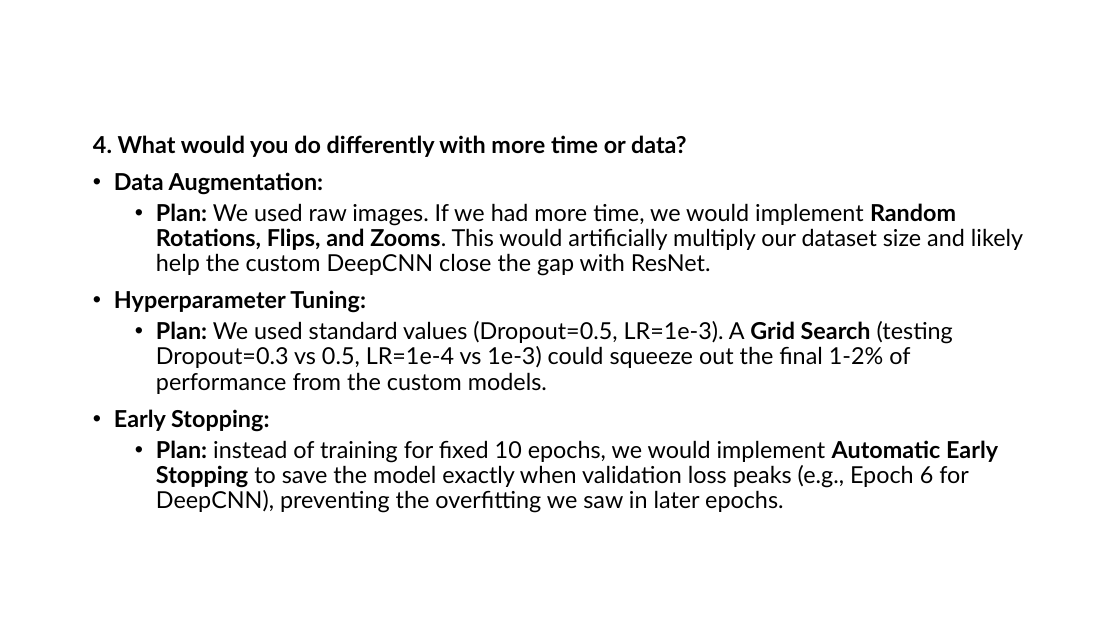
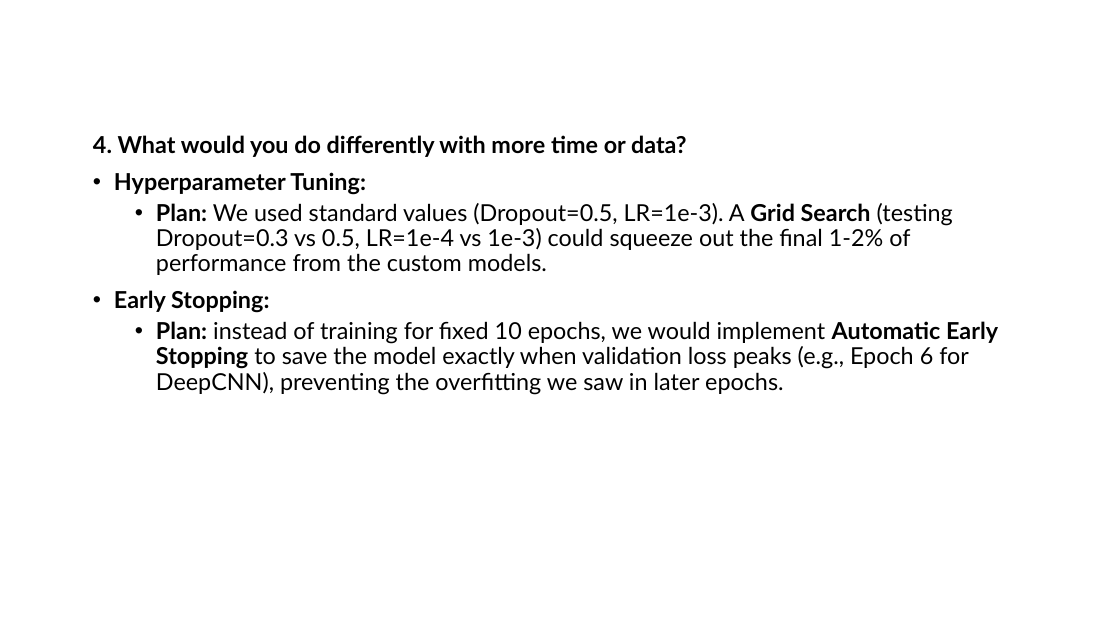
Before and after one commit to shirazkh/bananaClassification, a slide deck: slide 19 of final_presentation.pptx. Drawn at 1120x630 pixels with LibreOffice and Linux fonts; fonts in the diff are those of the drawing. Boxes give left, top, right and bottom in pixels: in the first picture for what was removed or moved away, otherwise in the second. Text is boxed around its words. In the diff, an @@ line names an element or a change of style, - is before the commit and + after.

```diff
--- a/final_presentation.pptx
+++ b/final_presentation.pptx
@@ text at [114,172,1023,276]: paragraphs removed @@
-• Data Augmentation:
-  • Plan: We used raw images. If we had more time, we would implement Random Rotations, Flips, and Zooms. This would artificially multiply our dataset size and likely help the custom DeepCNN close the gap with ResNet.
```
Also in this commit, not shown: 9 other slides changed.
